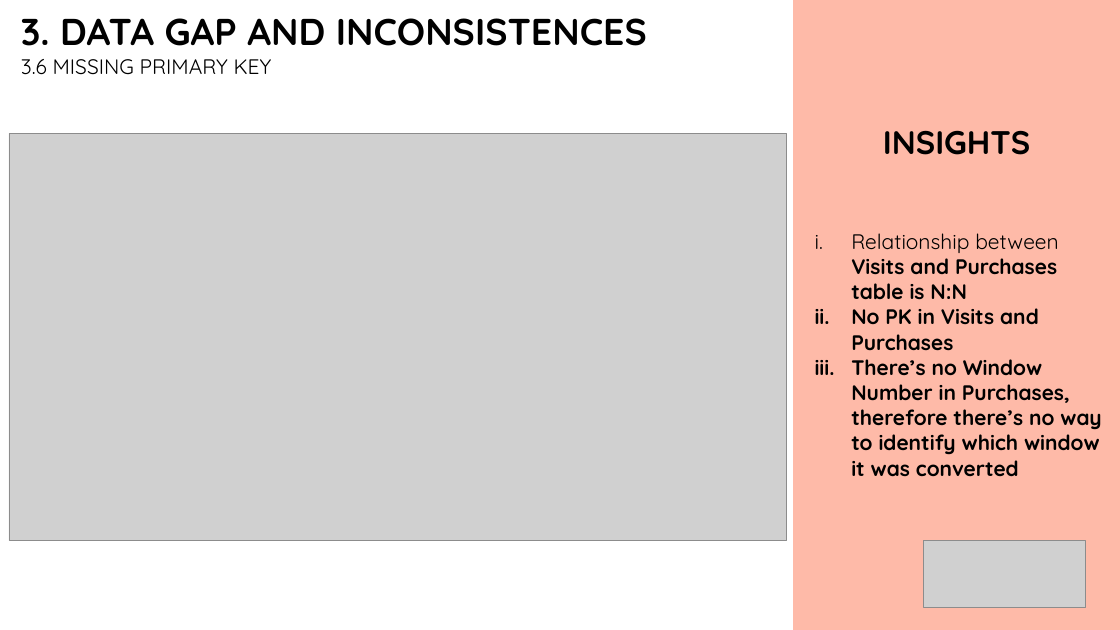
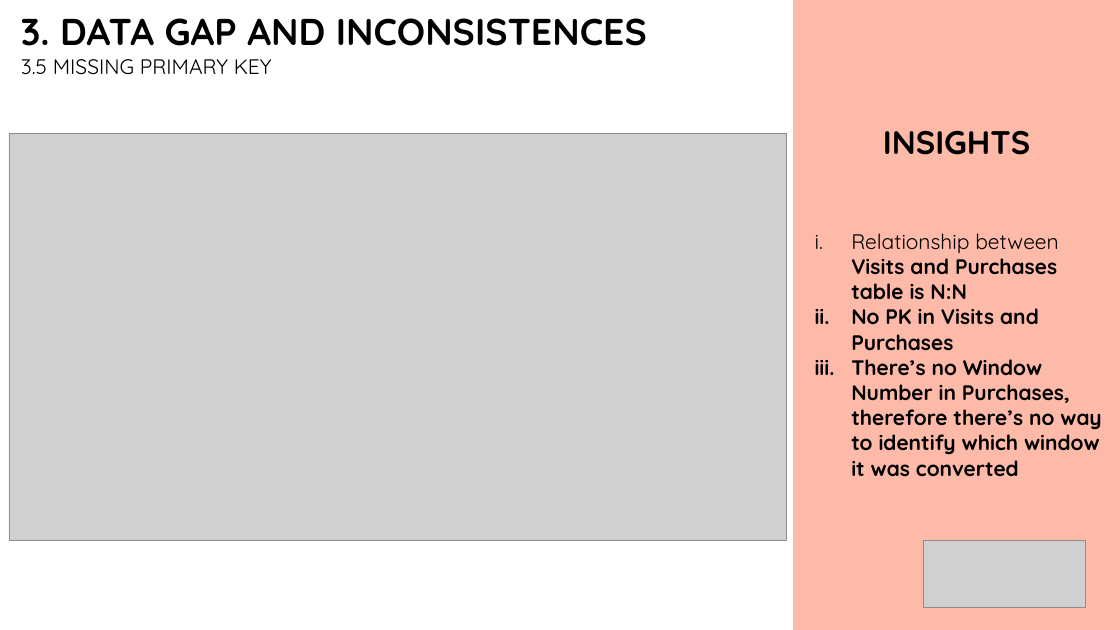
Before and after one commit to bbucalonserra/sales-membership-analysis, a slide deck: slide 14 of presentation.pptx (slide 15 before the commit). Drawn at 1120x630 pixels with LibreOffice and Linux fonts; fonts in the diff are those of the drawing; grey boxes stand for pictures. Boxes give left, top, right and bottom in pixels: in the first picture for what was removed or moved away, otherwise in the second. Text is boxed around its words. In the diff, an @@ line names an element or a change of style, - is before the commit and + after.

```diff
--- a/presentation.pptx
+++ b/presentation.pptx
@@ text at <box>21,59,272,75</box>: text changed @@
-3.6 MISSING PRIMARY KEY
+3.5 MISSING PRIMARY KEY
```
Also in this commit, not shown: 11 other slides changed, 1 slide added, 2 slides removed.
